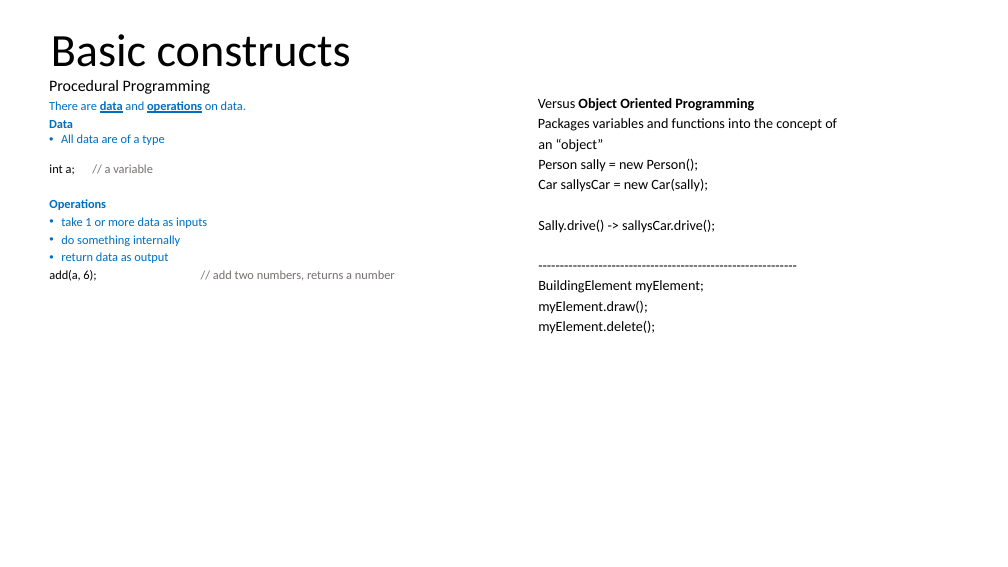
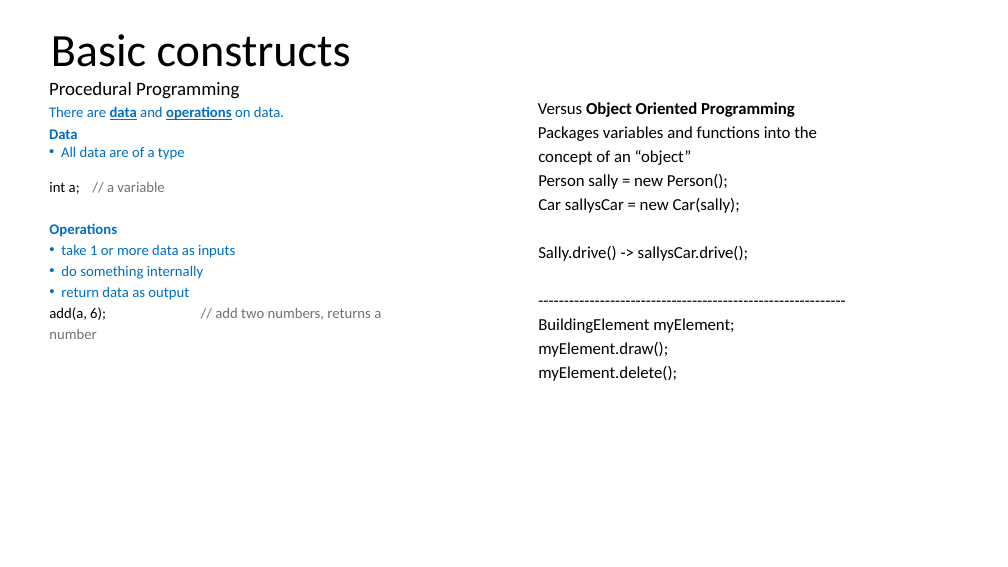
Before and after one commit to Drshelden/DP2, a slide deck: slide 5 of Classes/Week 03 - OOP & Rhino.Common/Class 03 - Objects and Rhino Common.pptx. Drawn at 1008x567 pixels with LibreOffice and Linux fonts; fonts in the diff are those of the drawing. Boxes give left, top, right and bottom in pixels: in the first picture for what was removed or moved away, otherwise in the second. Text is boxed around its words. In the diff, an @@ line names an element or a change of style, - is before the commit and + after.

```diff
--- a/Classes/Week 03 - OOP & Rhino.Common/Class 03 - Objects and Rhino Common.pptx
+++ b/Classes/Week 03 - OOP & Rhino.Common/Class 03 - Objects and Rhino Common.pptx
@@ text "Procedural Programming" at (x1=49, y1=82, x2=381, y2=339): size 15.2 to 18 pt in "Procedural Programming"; size 11.8 to 14 pt in "There are data and operations on data.", "Data", "All data are of a type", "int a; // a variable" and 5 more places @@
@@ text "Versus Object Oriented Programming" at (x1=538, y1=102, x2=817, y2=381): size 13.5 to 16 pt @@
```
Also in this commit, not shown: 1 other slide changed, 1 slide added, 7 other files.
